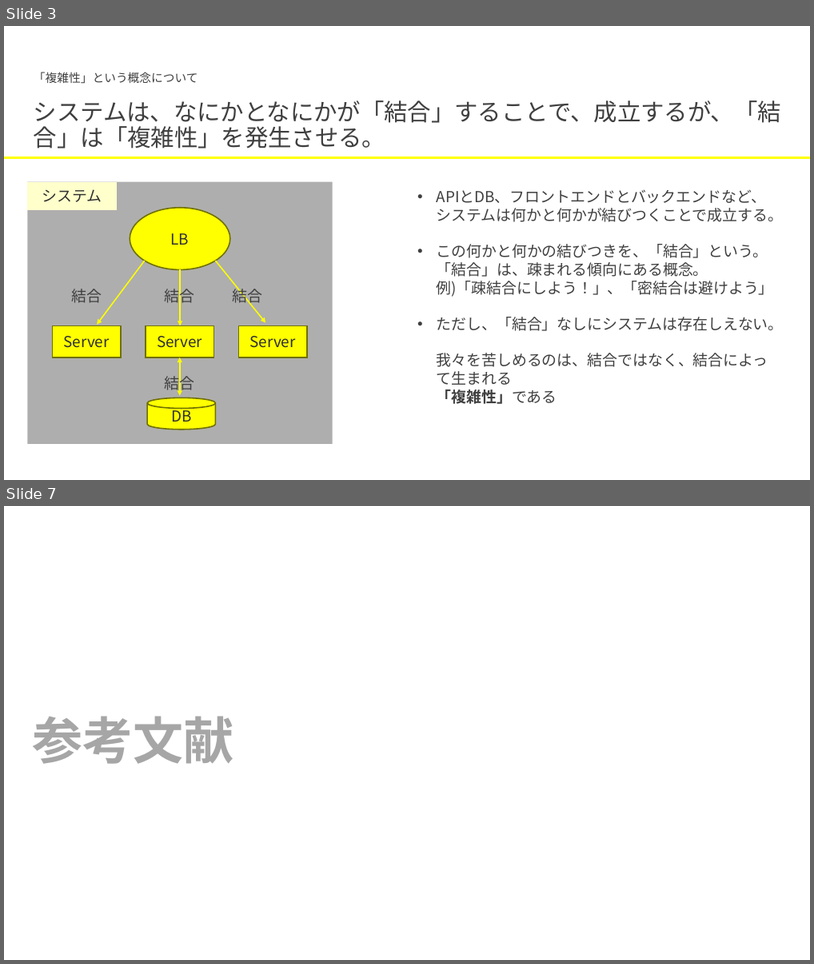
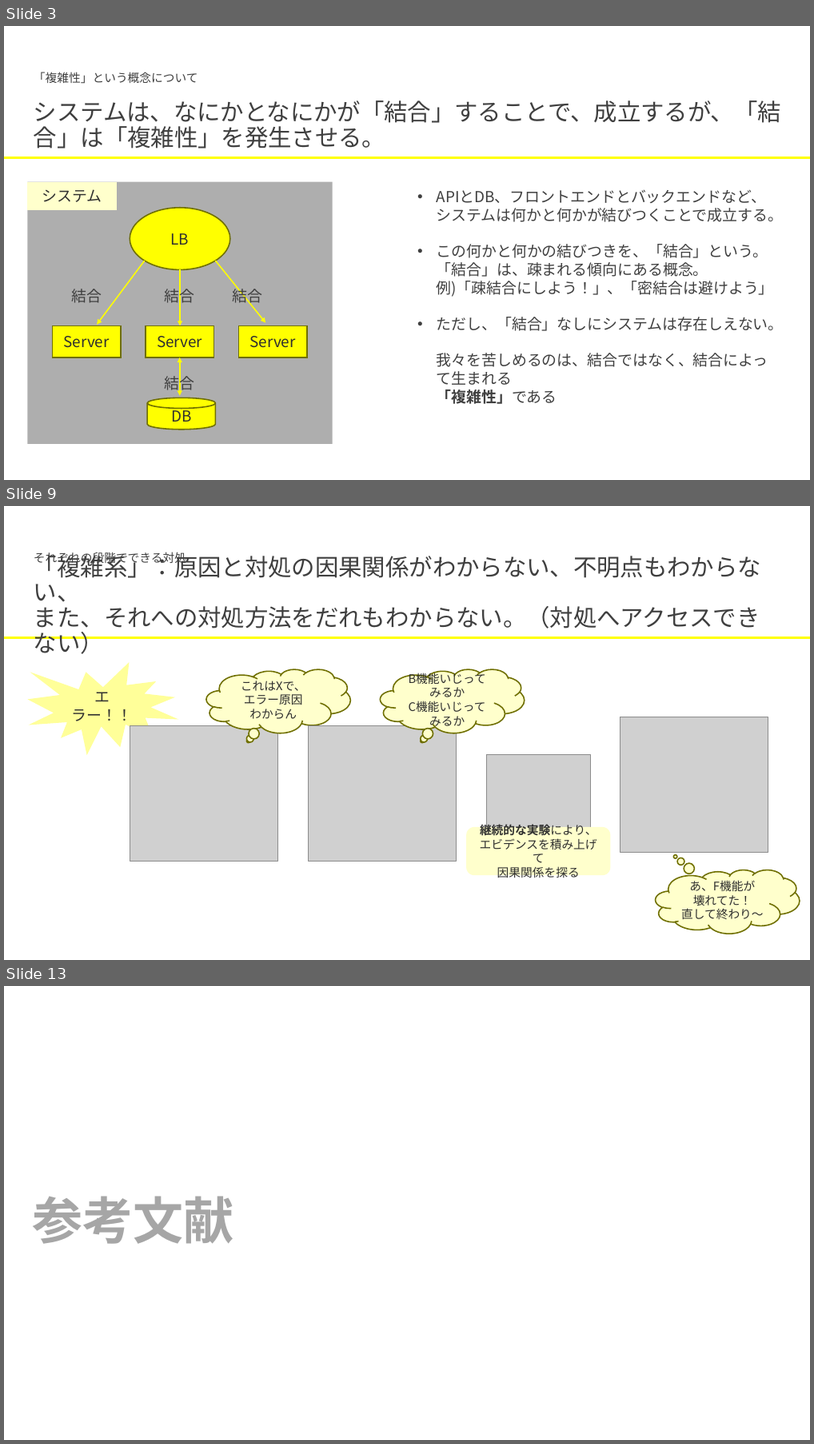
Before and after one commit to hiroki-pixel/tech_it_output_for_LT, a slide deck: Design/複雑性_5分類とそれぞれで可能な対処について.pptx. Shown one above the other, each under a label of ours: slides 3 and 7 before the commit, slides 3, 9 and 13 after it; the slides between them are not shown. The pictures are 814x964 and 814x1444 pixels, drawn with LibreOffice and Linux fonts; fonts in the diff are those of the drawing; grey boxes stand for pictures. Boxes give left, top, right and bottom in pixels: in the first picture for what was removed or moved away, otherwise in the second. Text is boxed around its words. In the diff, an @@ line names an element or a change of style, - is before the commit and + after.

```diff
--- a/Design/複雑性_5分類とそれぞれで可能な対処について.pptx
+++ b/Design/複雑性_5分類とそれぞれで可能な対処について.pptx
@@ slide 9 added at [4,506,810,960], background #FFFFFF @@
@@ text added at [34,552,762,654], 28 pt, text #3F3F3F @@
+「複雑系」：原因と対処の因果関係がわからない、不明点もわからない、
+また、それへの対処方法をだれもわからない。（対処へアクセスできない）
@@ text added at [34,552,186,565], 14 pt, text #3F3F3F @@
+それぞれの段階でできる対処
@@ line added from (4, 638) to (810, 638), #FFFF00 3 pt @@
@@ irregular seal added at [27,662,179,756], fill #FFFF99, 18 pt, text #2F2F2F @@
+エラー！！
@@ thought cloud added at [206,669,350,733], fill #FFFFCC, outline #707000 1.5 pt, 14 pt, text #2F2F2F @@
+これはXで、
+エラー原因
+わからん
@@ thought cloud added at [380,669,524,733], fill #FFFFCC, outline #707000 1.5 pt, 14 pt, text #2F2F2F @@
+B機能いじって
+みるか
+C機能いじって
+みるか
@@ picture added at [621,717,769,852] @@
@@ picture added at [130,725,278,860] @@
@@ picture added at [309,725,457,860] @@
@@ picture added at [486,754,590,840] @@
@@ rounded rectangle added at [466,827,610,875], fill #FFFFCC, 14 pt, text #2F2F2F @@
+継続的な実験により、
+エビデンスを積み上げて
+因果関係を探る
@@ thought cloud added at [656,869,800,933], fill #FFFFCC, outline #707000 1.5 pt, 14 pt, text #2F2F2F @@
+あ、F機能が
+壊れてた！
+直して終わり～
@@ what was slide 7 is now slide 13 @@
```
Also in this commit, not shown: 8 other slides added, 20 slides removed.
